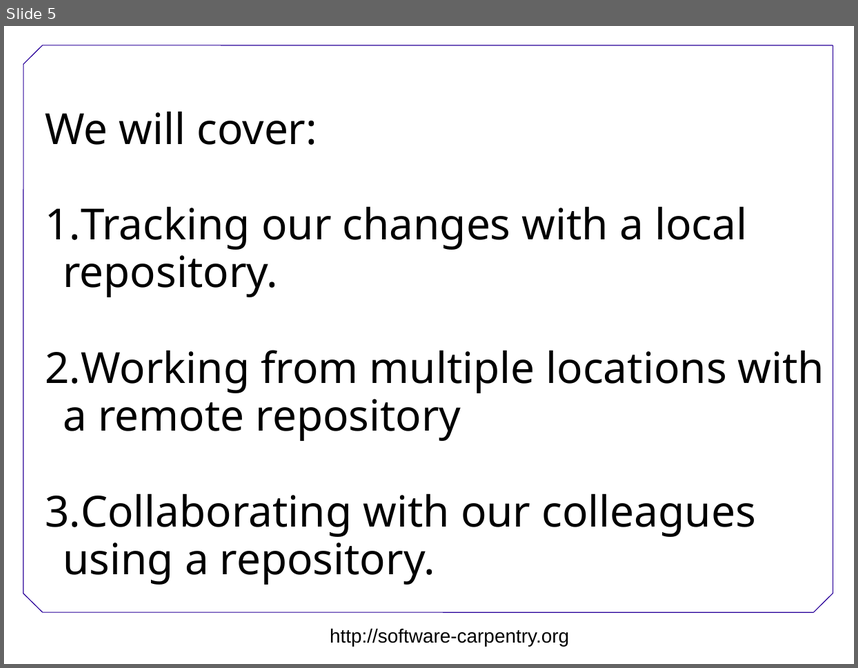
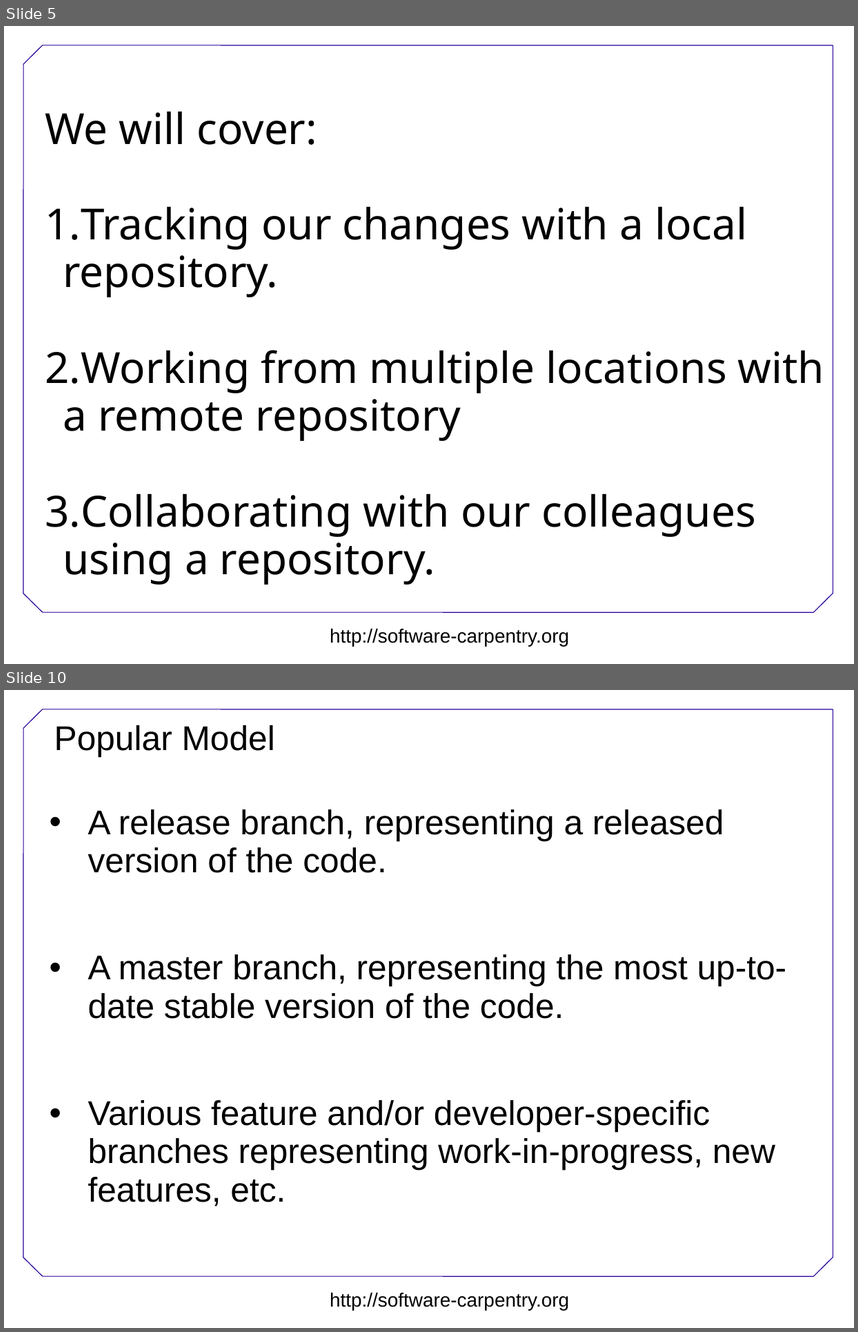
Before and after one commit to swcarpentry/DEPRECATED-boot-camps, a slide deck: version-control/Version-control.ppt. Shown one above the other, each under a label of ours: slide 5 before the commit, slides 5 and 10 after it; the slides between them are not shown. The pictures are 858x668 and 858x1332 pixels, drawn with LibreOffice and Linux fonts; fonts in the diff are those of the drawing; background and template pictures are left out. Boxes give left, top, right and bottom in pixels: in the first picture for what was removed or moved away, otherwise in the second. Text is boxed around its words. In the diff, an @@ line names an element or a change of style, - is before the commit and + after.

Commit message:
Made the ppt consistent with the modified README.md file and added a couple of slides on branching.

```diff
--- a/version-control/Version-control.ppt
+++ b/version-control/Version-control.ppt
@@ slide 10 added at bbox=[4, 690, 854, 1328], background #FFFFFF; not listed: 8 template elements that a slide beside it also shows @@
@@ title added at bbox=[54, 725, 275, 756], 32 pt, text #000000 @@
+Popular Model
@@ text added at bbox=[88, 809, 787, 1206], 32 pt, text #000000 @@
+• A release branch, representing a released version of the code.
+• A master branch, representing the most up-to-date stable version of the code.
+• Various feature and/or developer-specific branches representing work-in-progress, new features, etc.
```
Also in this commit, not shown: 1 slide changed, 5 other slides added.
